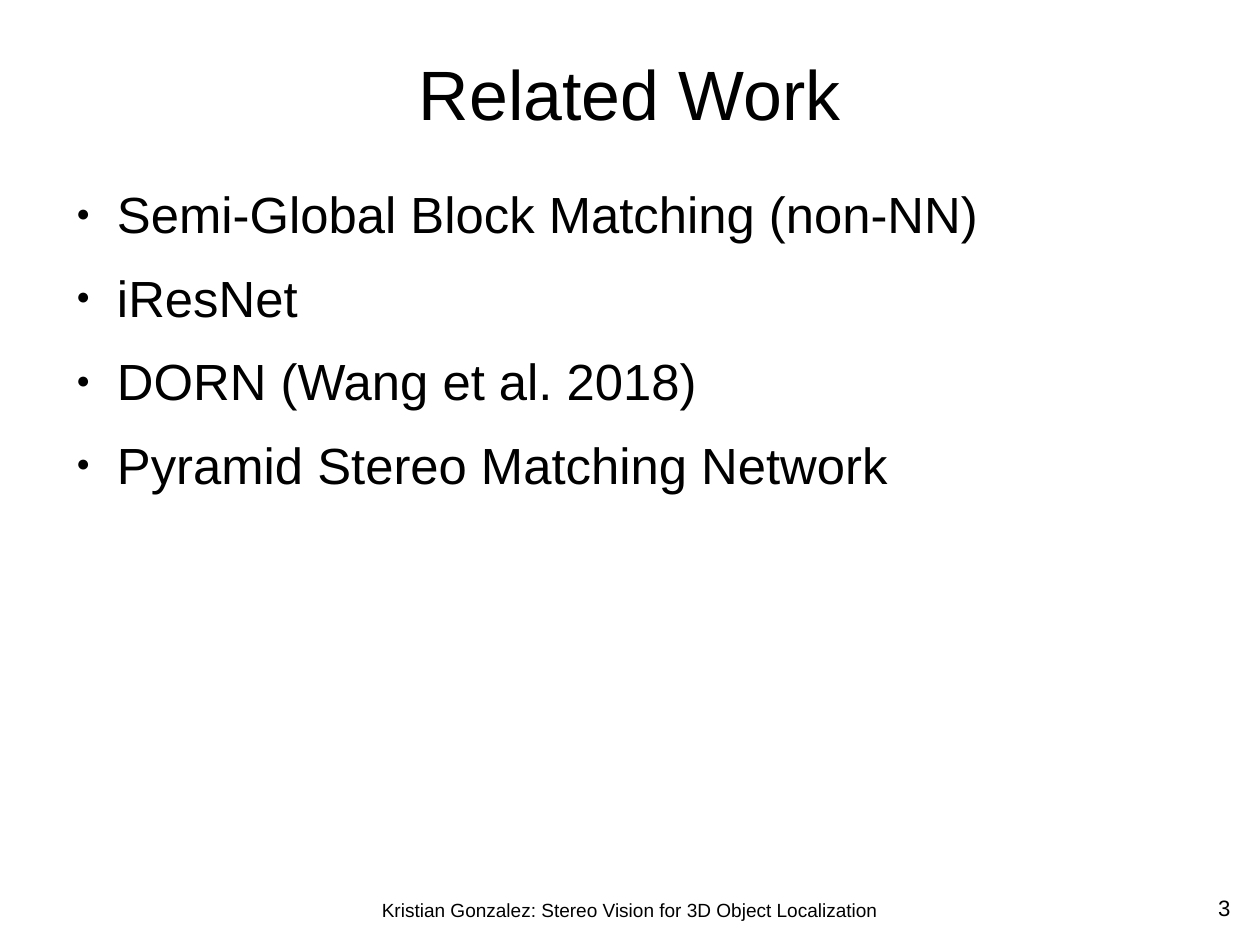
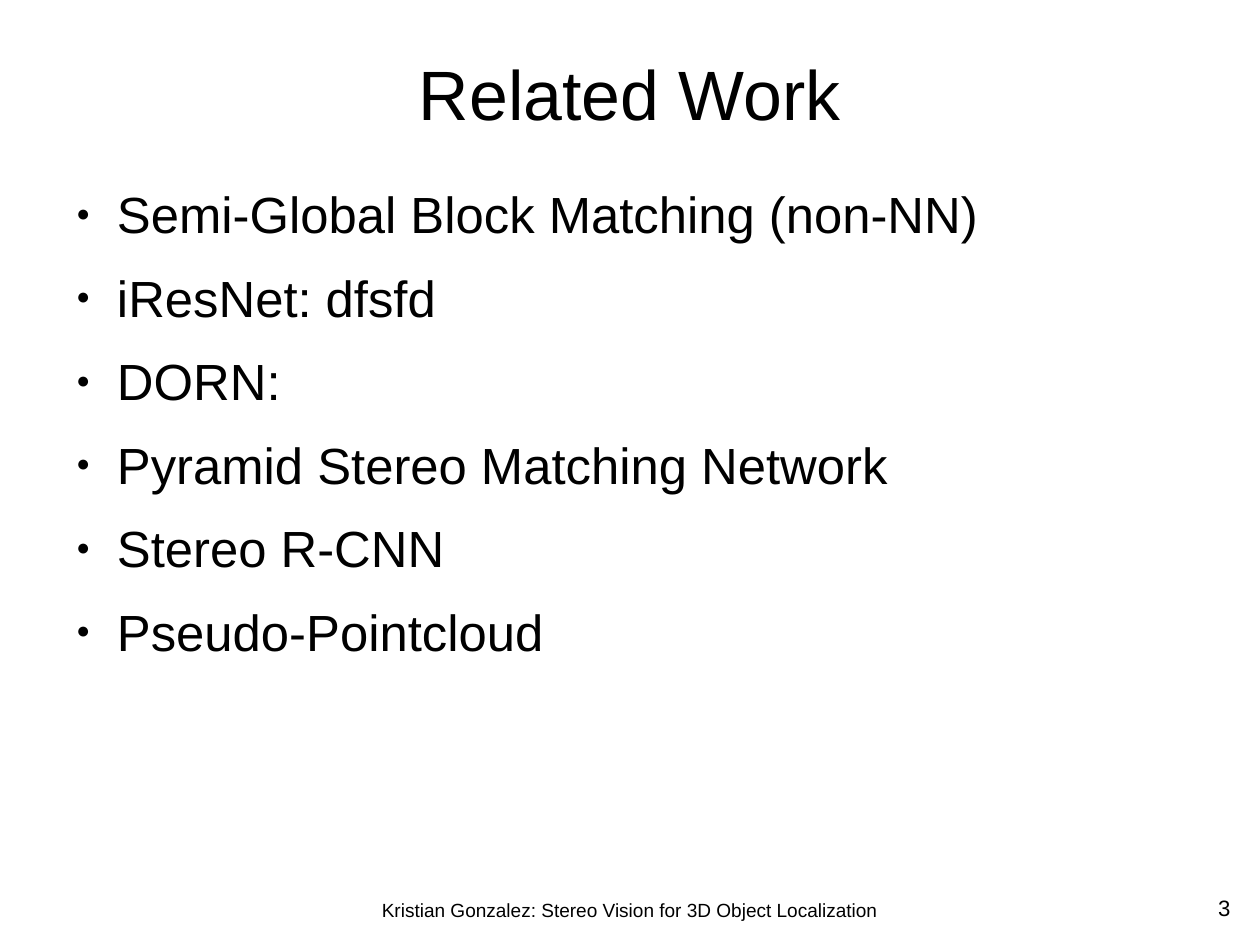
Before and after one commit to kjgonzalez/codefiles, a slide deck: slide 3 of k_thesis/02_presentation/thesis_presentation.odp. Drawn at 1260x945 pixels with LibreOffice and Linux fonts; fonts in the diff are those of the drawing; background and template pictures are left out. Boxes give left, top, right and bottom in pixels: in the first picture for what was removed or moved away, otherwise in the second. Text is boxed around its words. In the diff, an @@ line names an element or a change of style, - is before the commit and + after.

```diff
--- a/k_thesis/02_presentation/thesis_presentation.odp
+++ b/k_thesis/02_presentation/thesis_presentation.odp
@@ text at [117, 280, 436, 401]: text changed @@
-● iResNet
-● DORN (Wang et al. 2018)
+● iResNet: dfsfd
+● DORN:
@@ text at [117, 531, 543, 652]: paragraphs added @@
+● Stereo R-CNN
+● Pseudo-Pointcloud
```
Also in this commit, not shown: 5 other slides changed, 2 slides added, 1 other file.
